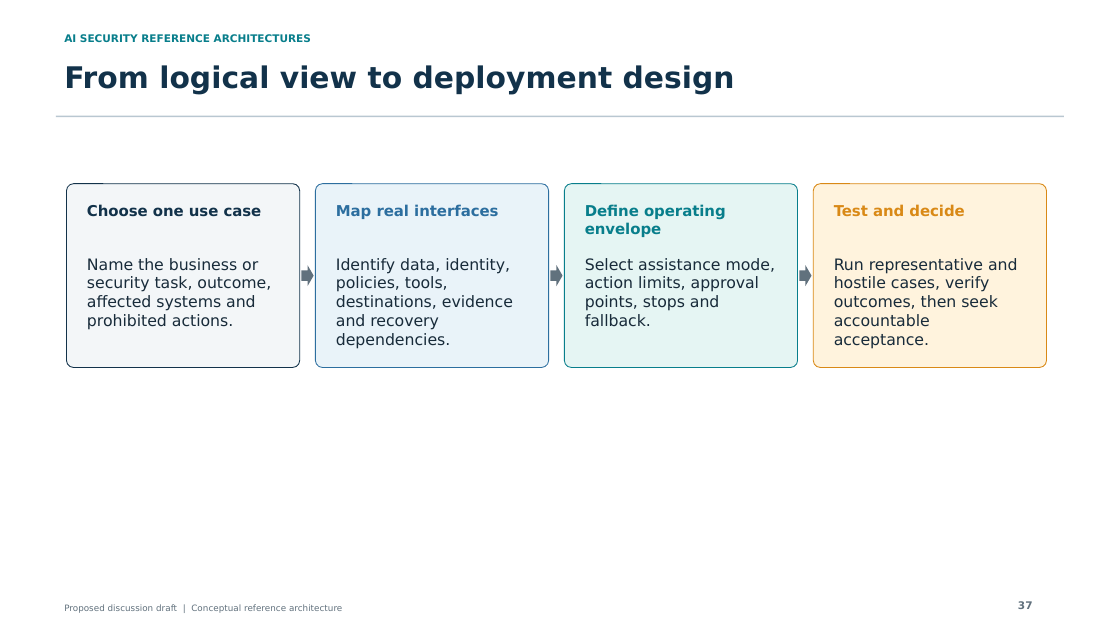
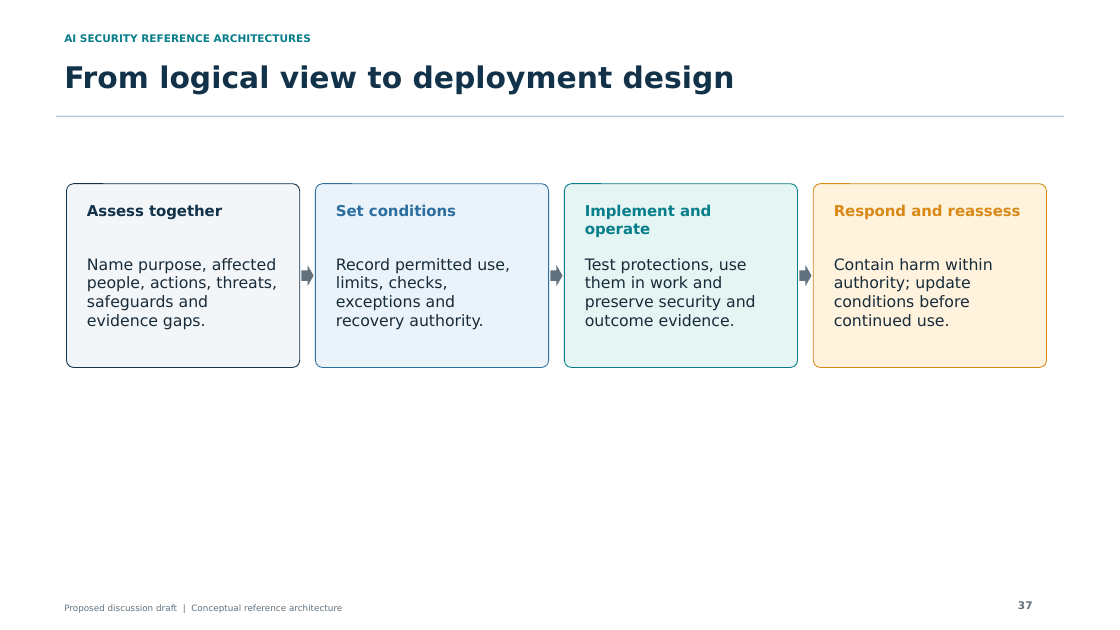
Before and after one commit to jessepike/ai-security-reference-architectures, a slide deck: slide 37 of public/downloads/ai-security-reference-architectures.pptx. Drawn at 1120x630 pixels with LibreOffice and Linux fonts; fonts in the diff are those of the drawing. Boxes give left, top, right and bottom in pixels: in the first picture for what was removed or moved away, otherwise in the second. Text is boxed around its words. In the diff, an @@ line names an element or a change of style, - is before the commit and + after.

Commit message:
feat: integrate governance into the AI security story

```diff
--- a/public/downloads/ai-security-reference-architectures.pptx
+++ b/public/downloads/ai-security-reference-architectures.pptx
@@ text at <box>87,204,222,220</box>: text changed @@
-Choose one use case
+Assess together
@@ text at <box>336,204,456,216</box>: text changed @@
-Map real interfaces
+Set conditions
@@ text at <box>585,204,711,237</box>: text changed @@
-Define operating envelope
+Implement and operate
@@ text at <box>834,204,1021,219</box>: text changed @@
-Test and decide
+Respond and reassess
@@ text at <box>87,258,277,330</box>: text changed @@
-Name the business or security task, outcome, affected systems and prohibited actions.
+Name purpose, affected people, actions, threats, safeguards and evidence gaps.
@@ text at <box>336,258,510,330</box>: text changed @@
-Identify data, identity, policies, tools, destinations, evidence and recovery dependencies.
+Record permitted use, limits, checks, exceptions and recovery authority.
@@ text at <box>585,258,756,327</box>: text changed @@
-Select assistance mode, action limits, approval points, stops and fallback.
+Test protections, use them in work and preserve security and outcome evidence.
@@ text at <box>834,258,993,327</box>: text changed @@
-Run representative and hostile cases, verify outcomes, then seek accountable acceptance.
+Contain harm within authority; update conditions before continued use.
```
Also in this commit, not shown: 17 other slides changed, 23 other files.
